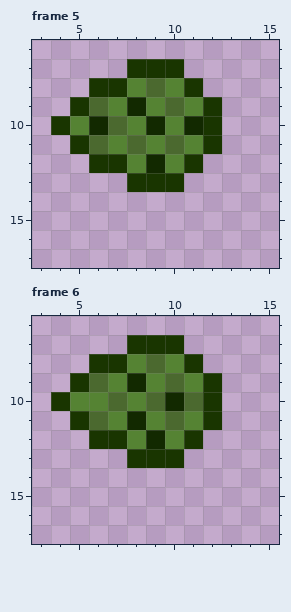
A pixel-art file gets an edit: images/aseSource/poisonSpit.ase. The picture above was drawn from the file before the commit.
20x20 pixels, 10 frames. Shown: frame 5: x 3..15, y 6..17; frame 6: x 3..15, y 6..17. The commit also changed other frames, which this record leaves out.
The result:
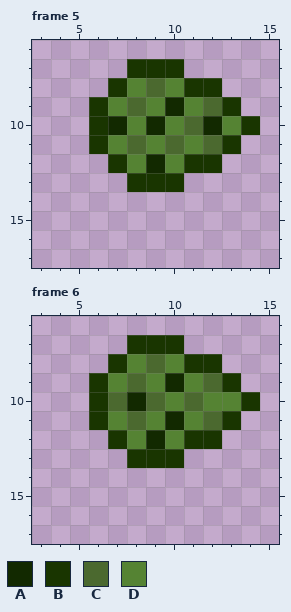
Palette (. is transparent): A #122900  B #193500  C #4b692f  D #558333
From old to new:
--- frame 5
@@ x 3..15 @@
  7 .....BBB.....
- 8 ...BBDCDB....
- 9 ..BCDADCDB...
-10 .BDACDADAB...
-11 ..BCDCDCDB...
-12 ...BBDADB....
+ 8 ....BDCDBB...
+ 9 ...BDCDADCB..
+10 ...BADADCADB.
+11 ...BDCDCDCB..
+12 ....BDADBB...
 13 .....BBB.....
--- frame 6
@@ x 3..15 @@
  7 .....BBB.....
- 8 ...BBDCDB....
- 9 ..BCDADCDB...
-10 .BDDCDCACB...
-11 ..BCDADCDB...
-12 ...BBDADB....
+ 8 ....BDCDBB...
+ 9 ...BDCDADCB..
+10 ...BCACDCDDB.
+11 ...BDCDADCB..
+12 ....BDADBB...
 13 .....BBB.....
Where, in picture pixels (left, top, right, bottom), the same in both pictures:
changed: (51, 78, 260, 173)
changed: (51, 354, 260, 449)
